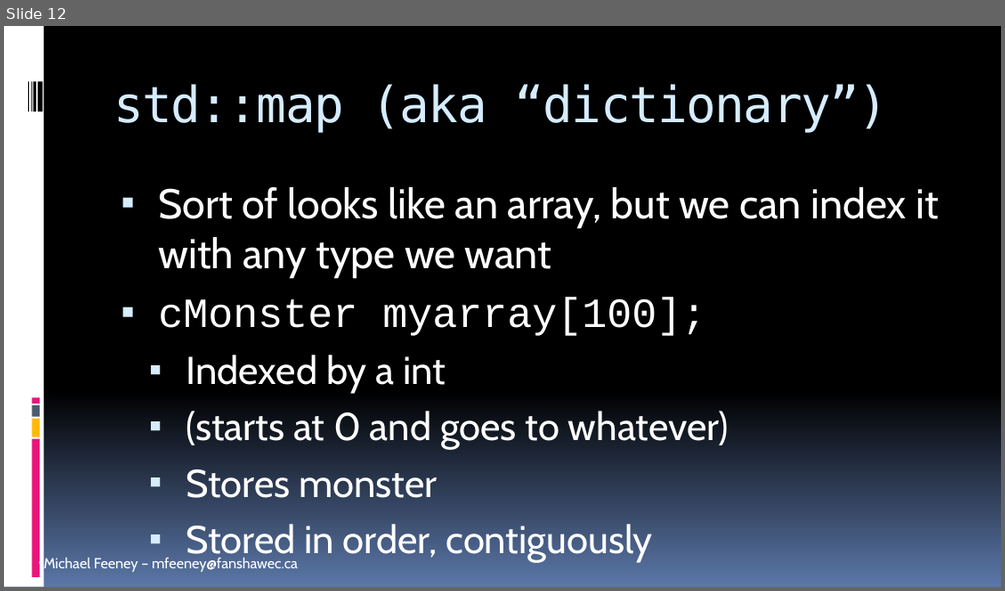
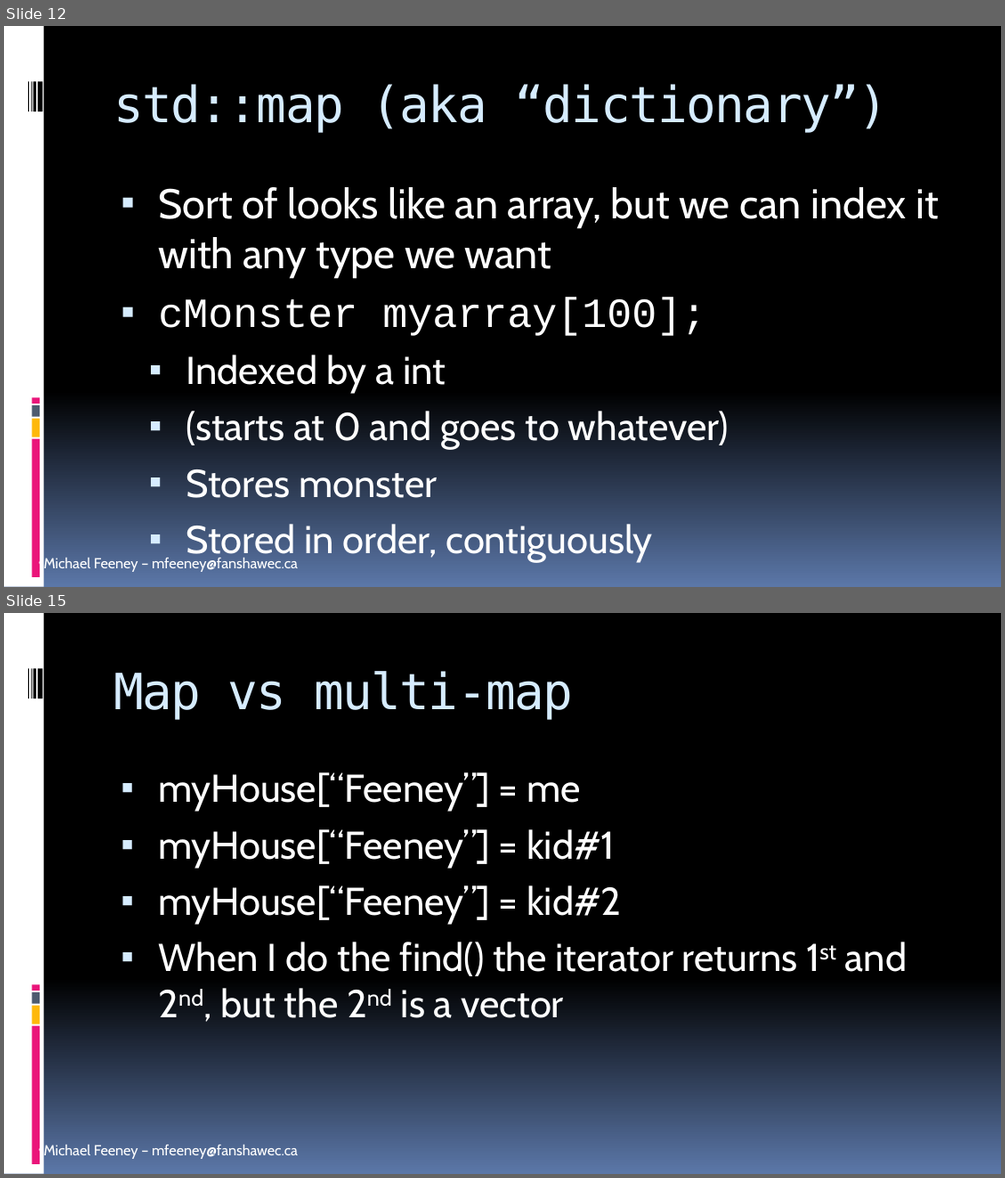
Before and after one commit to FeeneyCodes/GDP202425, a slide deck: 6044_FramPat/D2D/W01/INFO_6044_Engine_F24_W01D02_STL_Containers_1.pptx. Shown one above the other, each under a label of ours: slide 12 before the commit, slides 12 and 15 after it; the slides between them are not shown. The pictures are 1005x591 and 1005x1178 pixels, drawn with LibreOffice and Linux fonts; fonts in the diff are those of the drawing. Boxes give left, top, right and bottom in pixels: in the first picture for what was removed or moved away, otherwise in the second. Text is boxed around its words. In the diff, an @@ line names an element or a change of style, - is before the commit and + after.

```diff
--- a/6044_FramPat/D2D/W01/INFO_6044_Engine_F24_W01D02_STL_Containers_1.pptx
+++ b/6044_FramPat/D2D/W01/INFO_6044_Engine_F24_W01D02_STL_Containers_1.pptx
@@ slide 15 added at (x1=4, y1=613, x2=1001, y2=1174), background gradient #000000 to #5B77A8; not listed: 10 template elements that a slide beside it also shows @@
@@ title added at (x1=113, y1=671, x2=573, y2=720), 36 pt, text #D6ECFF @@
+Map vs multi-map
@@ text added at (x1=158, y1=772, x2=906, y2=1018), 28 pt, text #FFFFFF @@
+▪ myHouse[“Feeney”] = me
+▪ myHouse[“Feeney”] = kid#1
+▪ myHouse[“Feeney”] = kid#2
+▪ When I do the find() the iterator returns 1st and 2nd, but the 2nd is a vector
```
Also in this commit, not shown: 7 other slides added, 12 other files.
